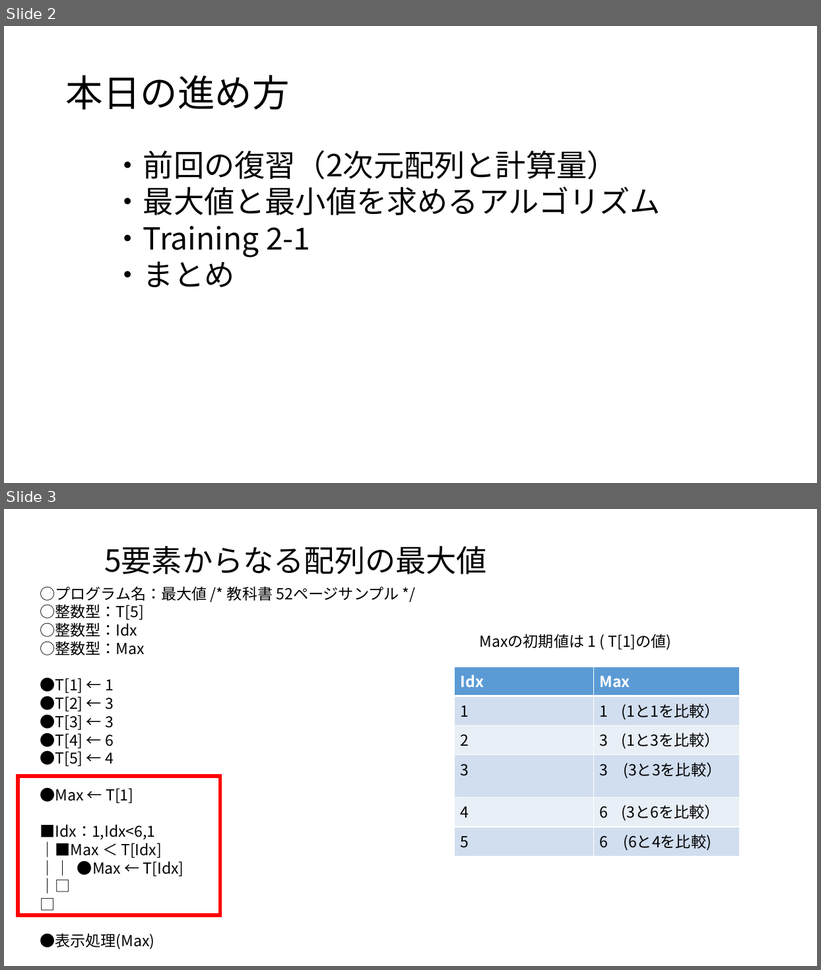
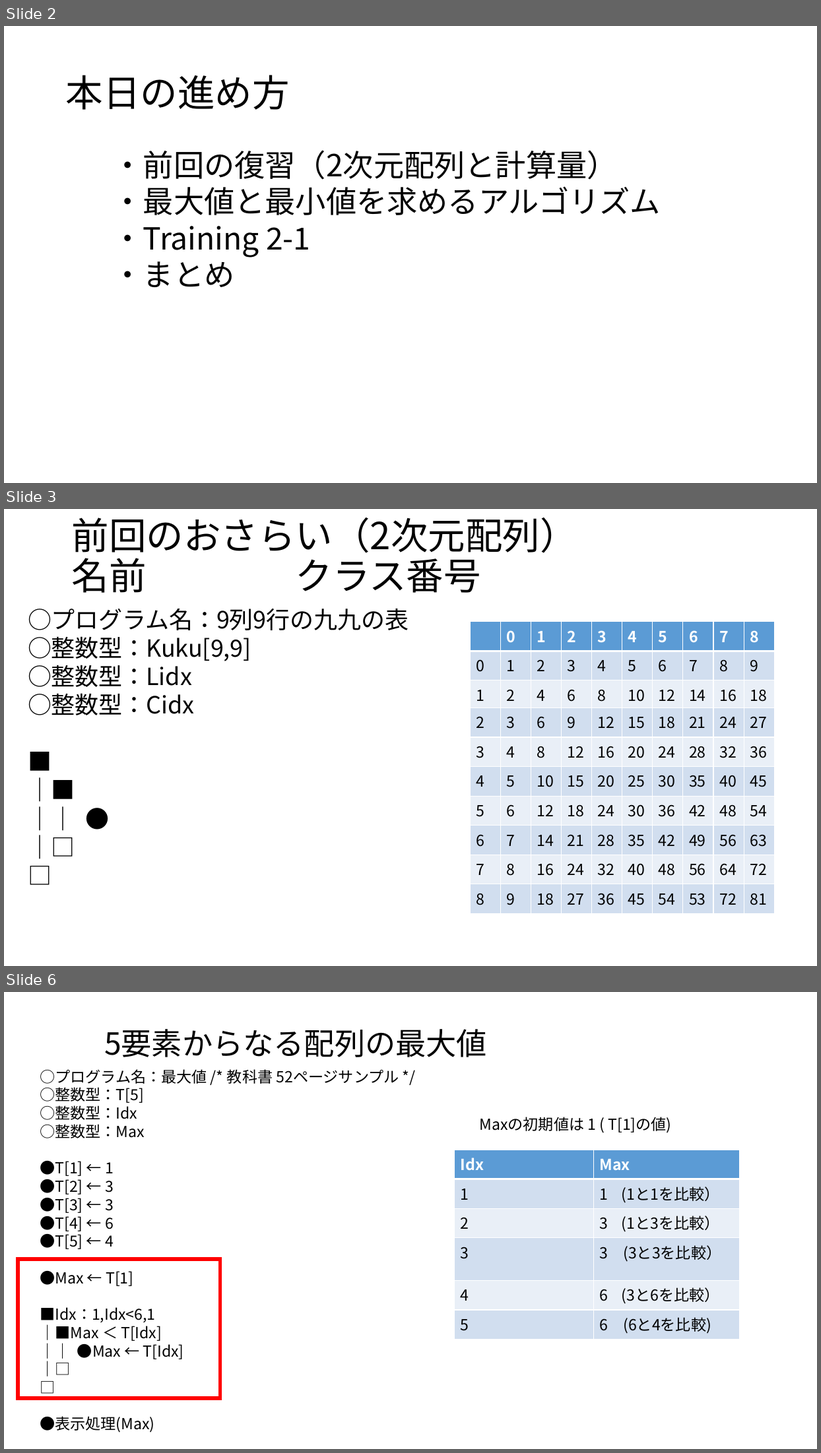
Before and after one commit to masakage/algorithm, a slide deck: docs/第8回最大値最小値を求めるアルゴリズム.pptx. Shown one above the other, each under a label of ours: slides 2 and 3 before the commit, slides 2, 3 and 6 after it; the slides between them are not shown. The pictures are 821x970 and 821x1453 pixels, drawn with LibreOffice and Linux fonts; fonts in the diff are those of the drawing. Boxes give left, top, right and bottom in pixels: in the first picture for what was removed or moved away, otherwise in the second. Text is boxed around its words. In the diff, an @@ line names an element or a change of style, - is before the commit and + after.

```diff
--- a/docs/第8回最大値最小値を求めるアルゴリズム.pptx
+++ b/docs/第8回最大値最小値を求めるアルゴリズム.pptx
@@ slide 3 added at (4,509,817,966), background #FFFFFF @@
@@ title added at (72,518,578,593), 44 pt, text #000000 @@
+前回のおさらい（2次元配列）
+名前 クラス番号
@@ text added at (28,608,409,716), 28 pt, text #000000 @@
+○プログラム名：9列9行の九九の表
+○整数型：Kuku[9,9]
+○整数型：Lidx
+○整数型：Cidx
+■
+｜■
+｜｜ ●
+｜□
+□
@@ table added at (470,622,775,914), 10 rows, 10 columns @@
+ | 0 | 1 | 2 | 3 | 4 | 5 | 6 | 7 | 8
+0 | 1 | 2 | 3 | 4 | 5 | 6 | 7 | 8 | 9
+1 | 2 | 4 | 6 | 8 | 10 | 12 | 14 | 16 | 18
+2 | 3 | 6 | 9 | 12 | 15 | 18 | 21 | 24 | 27
+3 | 4 | 8 | 12 | 16 | 20 | 24 | 28 | 32 | 36
+4 | 5 | 10 | 15 | 20 | 25 | 30 | 35 | 40 | 45
+5 | 6 | 12 | 18 | 24 | 30 | 36 | 42 | 48 | 54
+6 | 7 | 14 | 21 | 28 | 35 | 42 | 49 | 56 | 63
+7 | 8 | 16 | 24 | 32 | 40 | 48 | 56 | 64 | 72
+8 | 9 | 18 | 27 | 36 | 45 | 54 | 53 | 72 | 81
@@ what was slide 3 is now slide 6 @@
```
Also in this commit, not shown: 2 slides changed, 3 other slides added, 1 slide removed.
